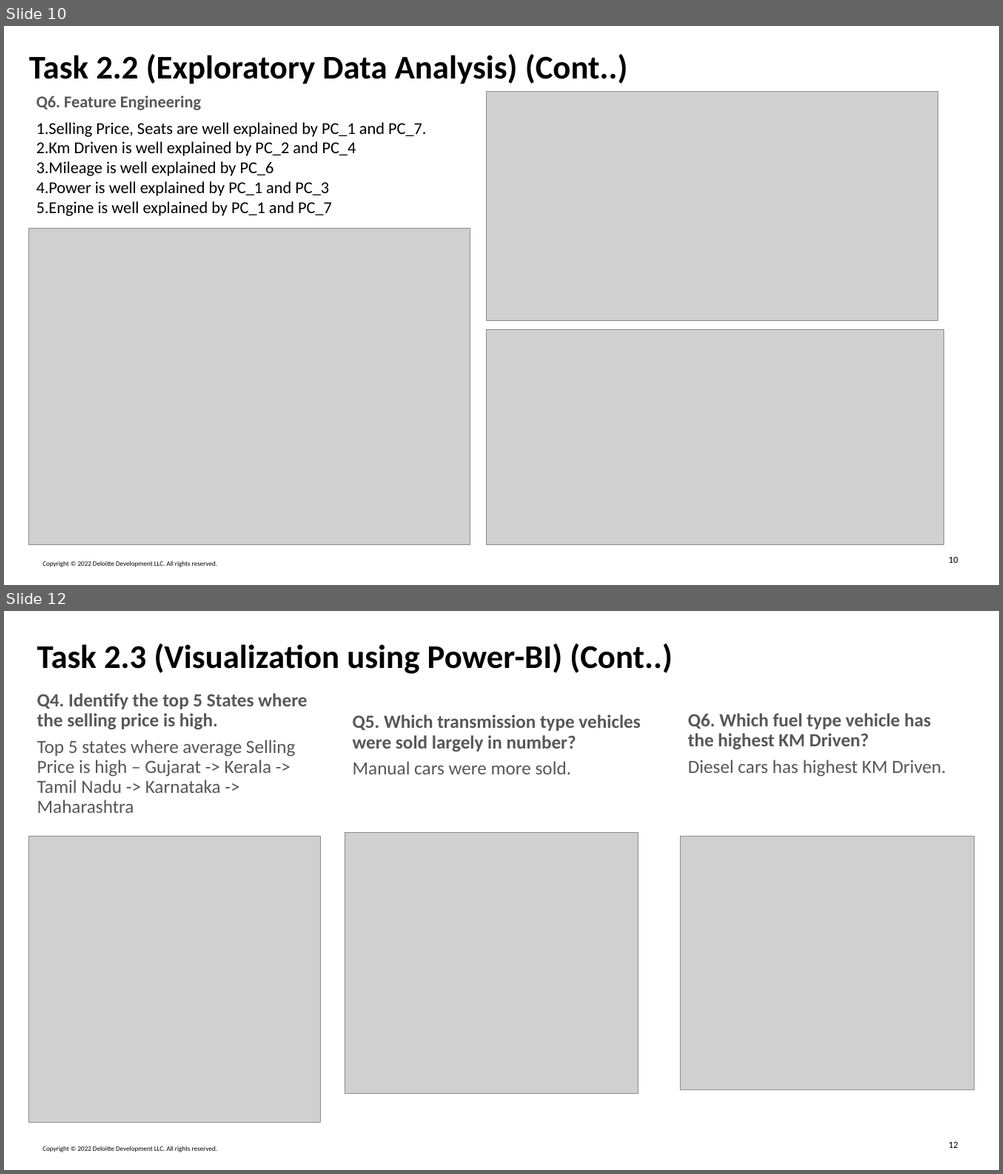
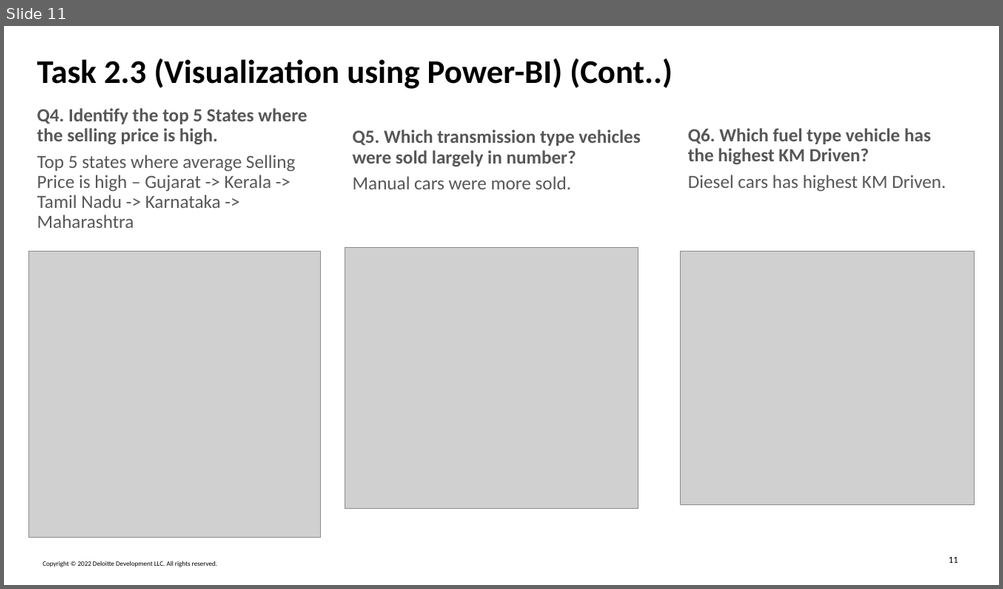
Before and after one commit to hiteshgulati/deloitte_capstone_group, a slide deck: Used Car Data/Capstone_Project_CheckPoint_2.pptx. Shown one above the other, each under a label of ours: slides 10 and 12 before the commit, slide 11 after it; the slides between them are not shown. The pictures are 1003x1174 and 1003x589 pixels, drawn with LibreOffice and Linux fonts; fonts in the diff are those of the drawing; grey boxes stand for pictures. Boxes give left, top, right and bottom in pixels: in the first picture for what was removed or moved away, otherwise in the second. Text is boxed around its words. In the diff, an @@ line names an element or a change of style, - is before the commit and + after.

```diff
--- a/Used Car Data/Capstone_Project_CheckPoint_2.pptx
+++ b/Used Car Data/Capstone_Project_CheckPoint_2.pptx
@@ slide 10 removed at (x1=4, y1=26, x2=999, y2=585), background #FFFFFF; not listed: 2 template elements that a slide beside it also shows @@
@@ text removed at (x1=29, y1=54, x2=628, y2=84) @@
-Task 2.2 (Exploratory Data Analysis) (Cont..)
@@ picture removed at (x1=486, y1=92, x2=937, y2=321) @@
@@ text removed at (x1=37, y1=96, x2=427, y2=216) @@
-Q6. Feature Engineering
-1. Selling Price, Seats are well explained by PC_1 and PC_7.
-2. Km Driven is well explained by PC_2 and PC_4
-3. Mileage is well explained by PC_6
-4. Power is well explained by PC_1 and PC_3
-5. Engine is well explained by PC_1 and PC_7
@@ picture removed at (x1=28, y1=228, x2=470, y2=545) @@
@@ picture removed at (x1=486, y1=329, x2=943, y2=545) @@
@@ what was slide 12 is now slide 11 @@
@@ page number at (x1=948, y1=557, x2=958, y2=563): text changed @@
-12
+11
```
Also in this commit, not shown: 4 slides changed, 1 slide added, 16 other files.
